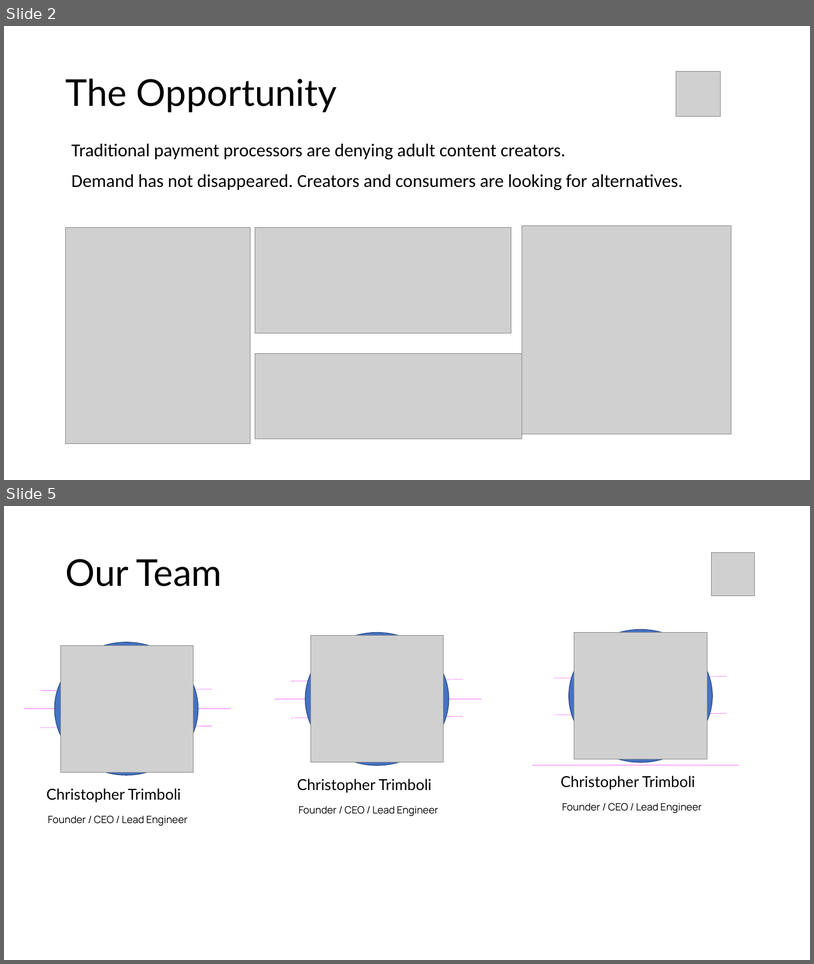
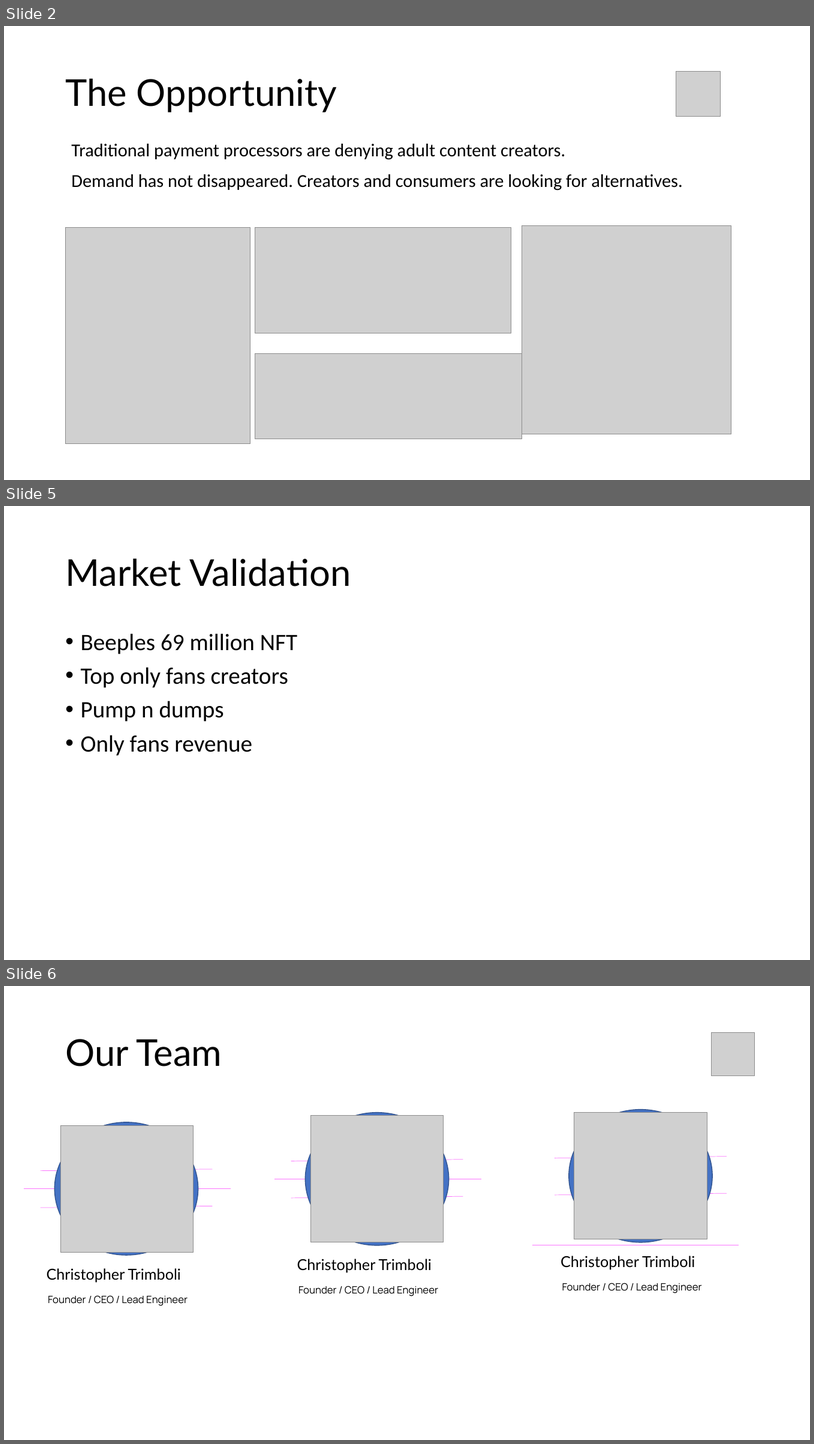
Before and after one commit to own-me/nude-pitch, a slide deck: own-me-pitch.pptx. Shown one above the other, each under a label of ours: slides 2 and 5 before the commit, slides 2, 5 and 6 after it; the slides between them are not shown. The pictures are 814x964 and 814x1444 pixels, drawn with LibreOffice and Linux fonts; fonts in the diff are those of the drawing; grey boxes stand for pictures. Boxes give left, top, right and bottom in pixels: in the first picture for what was removed or moved away, otherwise in the second. Text is boxed around its words. In the diff, an @@ line names an element or a change of style, - is before the commit and + after.

Commit message:
market value slide

```diff
--- a/own-me-pitch.pptx
+++ b/own-me-pitch.pptx
@@ slide 5 added at (4,506,810,960), background #FFFFFF @@
@@ title added at (65,558,351,586), 44 pt, text #000000 @@
+Market Validation
@@ text added at (81,633,297,756), 28 pt, text #000000 @@
+• Beeples 69 million NFT
+• Top only fans creators
+• Pump n dumps
+• Only fans revenue
@@ what was slide 5 is now slide 6 @@
```
Also in this commit, not shown: 2 slides changed, 1 other slide added, 1 slide removed.
